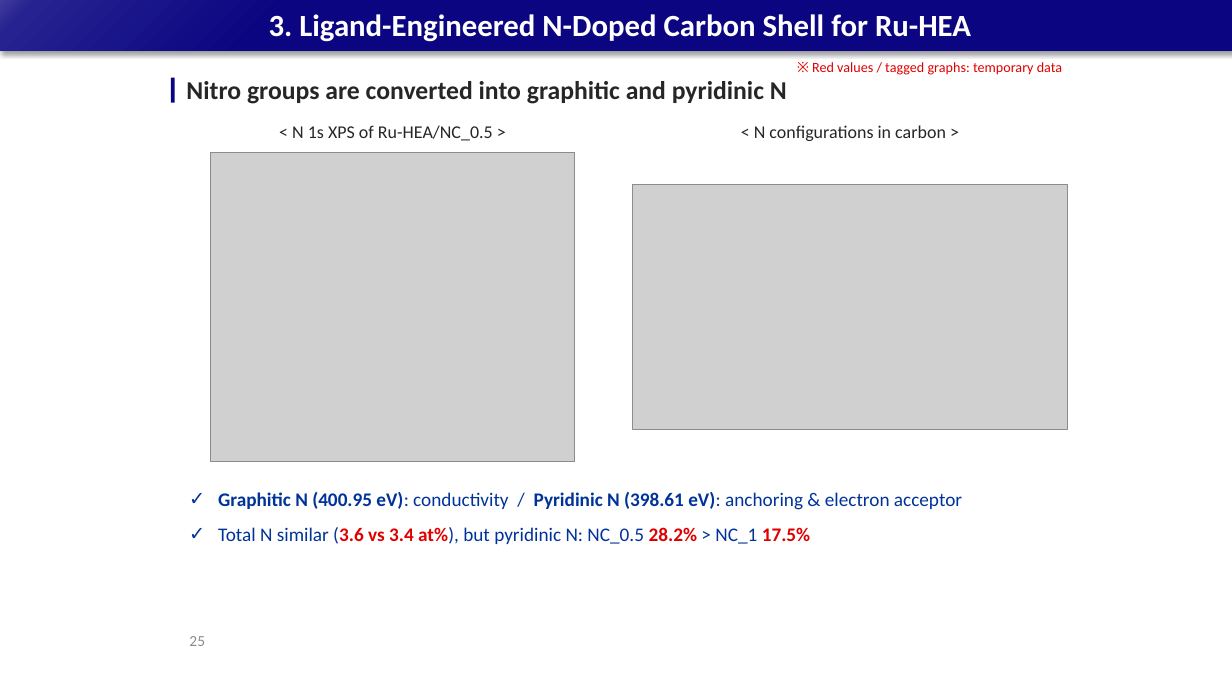
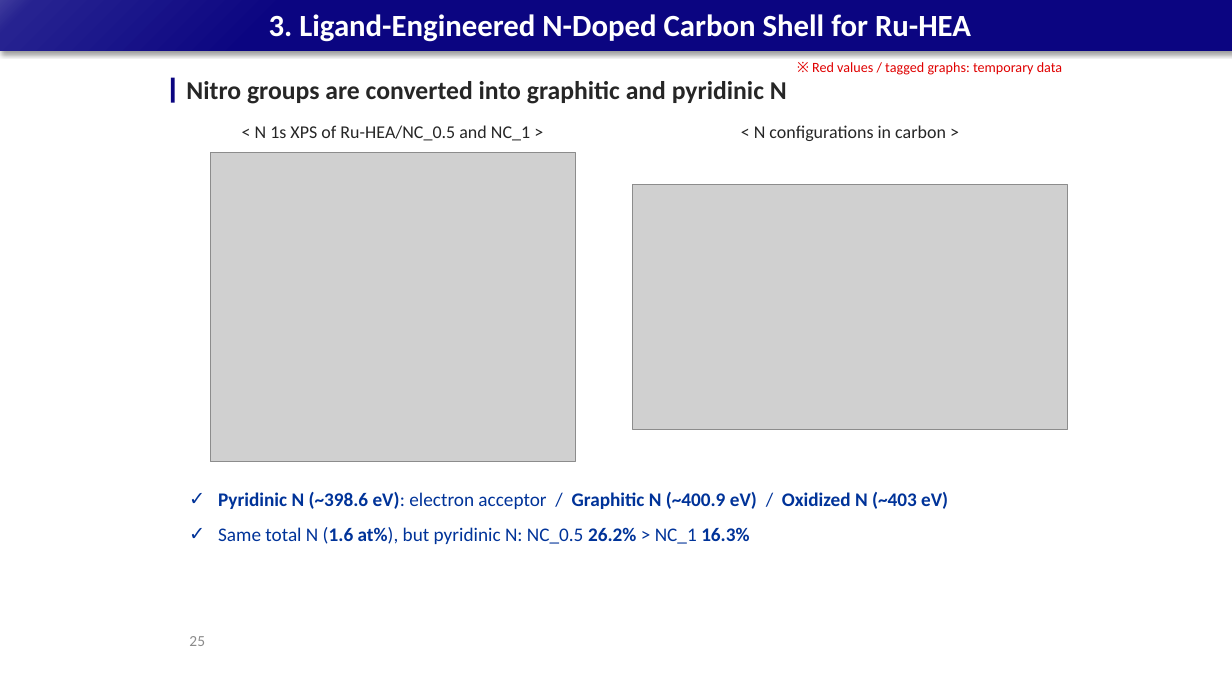
Before and after one commit to limsj0204/letter, a slide deck: slide 25 of 학위논문_디펜스_발표자료.pptx. Drawn at 1232x693 pixels with LibreOffice and Linux fonts; fonts in the diff are those of the drawing; grey boxes stand for pictures. Boxes give left, top, right and bottom in pixels: in the first picture for what was removed or moved away, otherwise in the second. Text is boxed around its words. In the diff, an @@ line names an element or a change of style, - is before the commit and + after.

```diff
--- a/학위논문_디펜스_발표자료.pptx
+++ b/학위논문_디펜스_발표자료.pptx
@@ text at <box>255,125,530,141</box>: text changed @@
-< N 1s XPS of Ru-HEA/NC_0.5 >
+< N 1s XPS of Ru-HEA/NC_0.5 and NC_1 >
@@ text at <box>218,492,948,544</box>: text changed; bold on @@
-✓ Graphitic N (400.95 eV): conductivity / Pyridinic N (398.61 eV): anchoring & electron acceptor
-✓ Total N similar (3.6 vs 3.4 at%), but pyridinic N: NC_0.5 28.2% > NC_1 17.5%
+✓ Pyridinic N (~398.6 eV): electron acceptor / Graphitic N (~400.9 eV) / Oxidized N (~403 eV)
+✓ Same total N (1.6 at%), but pyridinic N: NC_0.5 26.2% > NC_1 16.3%
```
Also in this commit, not shown: 1 other slide changed, 1 other file.
